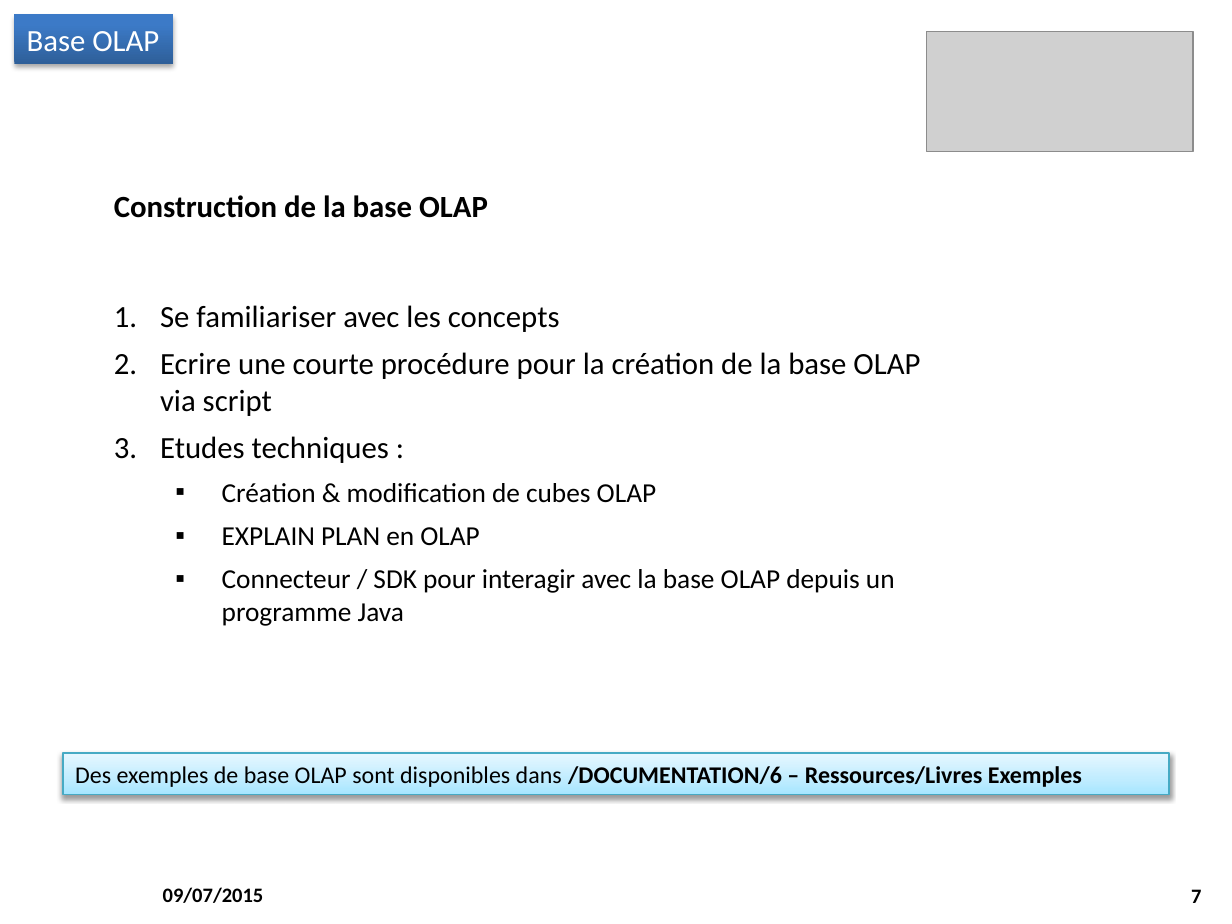
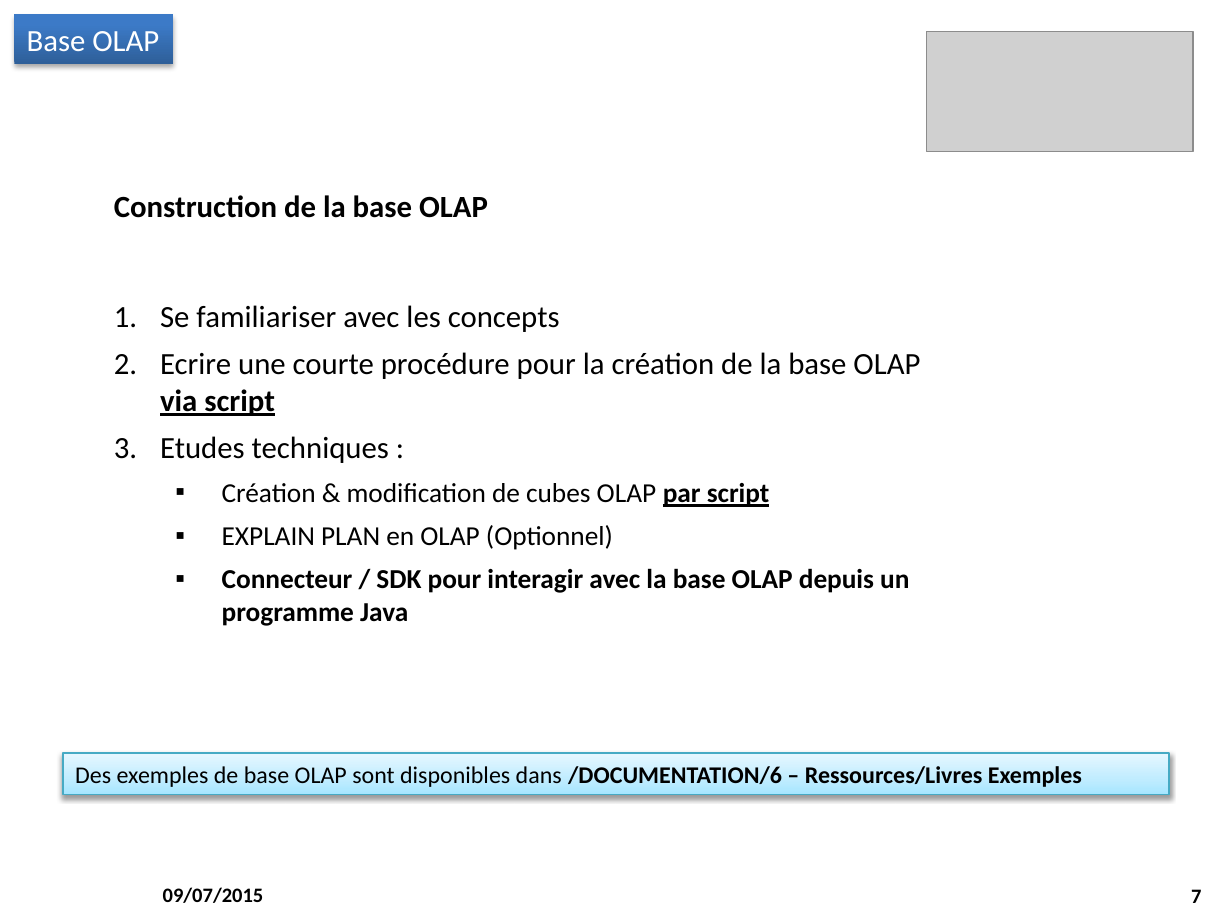
Before and after one commit to M2SIID-ODE/Projet_ODE, a slide deck: slide 7 of Documentation/4 - Suivi projet/Point_Equipe_2015-07-09.pptx. Drawn at 1232x924 pixels with LibreOffice and Linux fonts; fonts in the diff are those of the drawing; grey boxes stand for pictures; background and template pictures are left out. Boxes give left, top, right and bottom in pixels: in the first picture for what was removed or moved away, otherwise in the second. Text is boxed around its words. In the diff, an @@ line names an element or a change of style, - is before the commit and + after.

```diff
--- a/Documentation/4 - Suivi projet/Point_Equipe_2015-07-09.pptx
+++ b/Documentation/4 - Suivi projet/Point_Equipe_2015-07-09.pptx
@@ text at [160, 352, 920, 626]: bold on in "via script", "Connecteur / SDK pour interagir avec la ..."; underline on in "via script" @@
@@ text at [222, 483, 770, 550]: text changed @@
-  ▪ Création & modification de cubes OLAP
-  ▪ EXPLAIN PLAN en OLAP
+  ▪ Création & modification de cubes OLAP par script
+  ▪ EXPLAIN PLAN en OLAP (Optionnel)
```
Also in this commit, not shown: 1 other slide changed.
